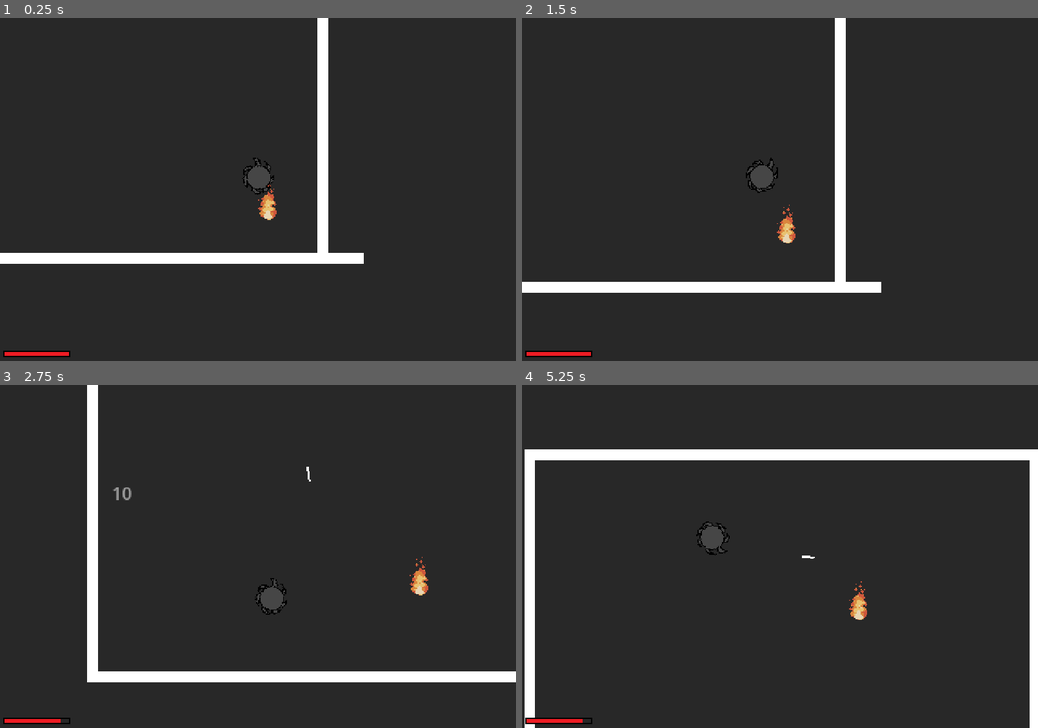
Above: before the commit, frames 1-4 (two rows, left to right).
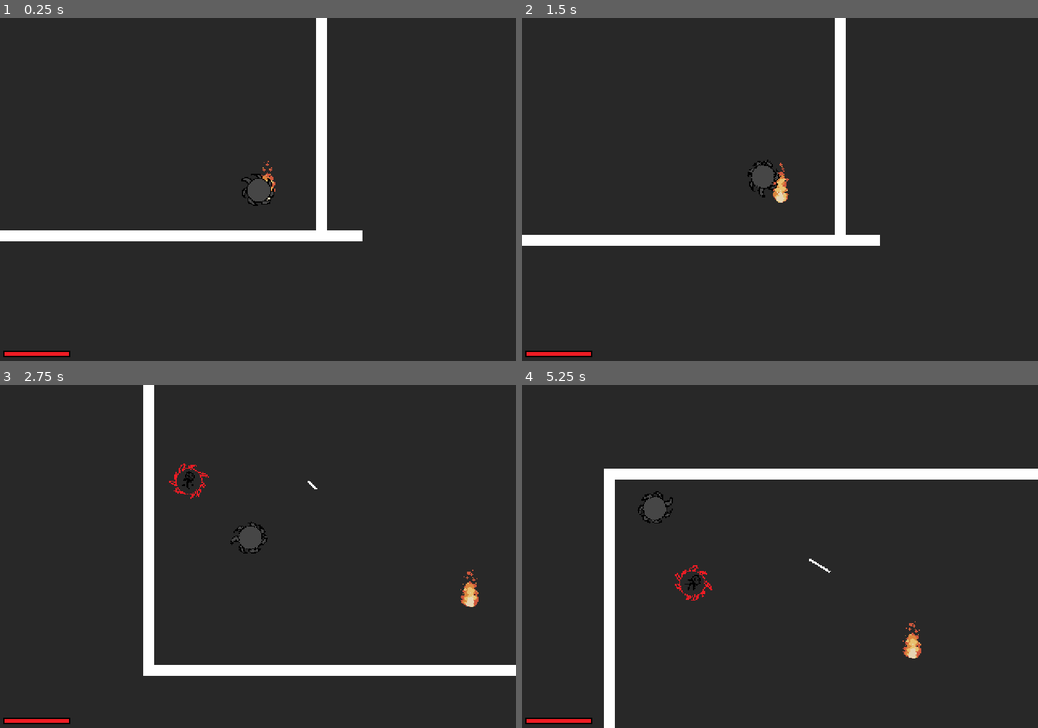
Above: after the commit, the same moments.

Repository: deltea/brj-2025
Game: Godot game, scene res://rooms/levels/test_level.tscn
Two runs of this game, one before a commit and one after it. Both use one fixed random seed, a clock stepped at 60 frames per second and the inputs below.
Inputs (mouse positions are in pixels of both pictures, inside the frame that each line leads up to):
- Up to frame 1 (0.25 s): no input
- Up to frame 2 (1.5 s): move the mouse to (893, 172) at 0.52 s; press the mouse at (893, 172) at 0.53 s; move the mouse to (676, 206) at 1.27 s; release the mouse at (676, 206) at 1.28 s; click (676, 206) at 1.35 s
- Up to frame 3 (2.75 s): move the mouse to (309, 481) at 2.02 s; press the mouse at (309, 481) at 2.03 s
- Up to frame 4 (5.25 s): move the mouse to (754, 625) at 2.77 s; release the mouse at (754, 625) at 2.78 s; click (754, 625) at 2.85 s; move the mouse to (934, 607) at 3.52 s; press the mouse at (934, 607) at 3.53 s; move the mouse to (625, 505) at 4.27 s; release the mouse at (625, 505) at 4.28 s; click (625, 505) at 4.35 s; move the mouse to (805, 556) at 5.02 s; press the mouse at (805, 556) at 5.03 s

The runs differ from the first frame. In frame 1, 5.5% of the frame differs, in the area x 0-71%, y 0-72%; in frame 2, 5.1%; in frame 3, 8.1%; in frame 4, 12%, in the area x 0-100%, y 18-100%.

Commit message:
Fixed Item Collisions

Diff:
--- a/project.godot
+++ b/project.godot
@@ -67,6 +67,8 @@
 2d_physics/layer_1="World"
 2d_physics/layer_2="Player"
 2d_physics/layer_3="Items"
+2d_physics/layer_4="Enemy"
+2d_physics/layer_32="Environment"
 
 [physics]
 
--- a/scenes/enemies/enemy.tscn
+++ b/scenes/enemies/enemy.tscn
@@ -4,6 +4,7 @@
 [ext_resource type="Script" path="res://scenes/enemies/state_machine.gd" id="2_uhek4"]
 
 [node name="Enemy" type="RigidBody2D"]
+collision_layer = 8
 collision_mask = 7
 script = ExtResource("1_1h43w")
 
--- a/scenes/example_item.tscn
+++ b/scenes/example_item.tscn
@@ -72,4 +72,5 @@
 [node name="AnimatedSprite2D" parent="." index="0"]
 position = Vector2(0, -11)
 sprite_frames = SubResource("SpriteFrames_w7o6a")
+autoplay = "default"
 frame_progress = 0.695545
--- a/scenes/item.tscn
+++ b/scenes/item.tscn
@@ -6,6 +6,7 @@
 
 [node name="Item" type="RigidBody2D"]
 collision_layer = 4
+collision_mask = 2147483656
 contact_monitor = true
 max_contacts_reported = 30000
 script = ExtResource("1_hhiuq")
--- a/scenes/player/player.tscn
+++ b/scenes/player/player.tscn
@@ -24,6 +24,7 @@
 
 [node name="Player" type="RigidBody2D"]
 collision_layer = 2
+collision_mask = 2147483656
 collision_priority = 0.0
 physics_material_override = SubResource("PhysicsMaterial_u1308")
 contact_monitor = true
--- a/scenes/test_collider.tscn
+++ b/scenes/test_collider.tscn
@@ -4,7 +4,7 @@
 size = Vector2(9, 320)
 
 [node name="Test Collider" type="StaticBody2D"]
-collision_mask = 7
+collision_layer = 2147483648
 
 [node name="CollisionShape2D" type="CollisionShape2D" parent="."]
 position = Vector2(0.5, 159)
